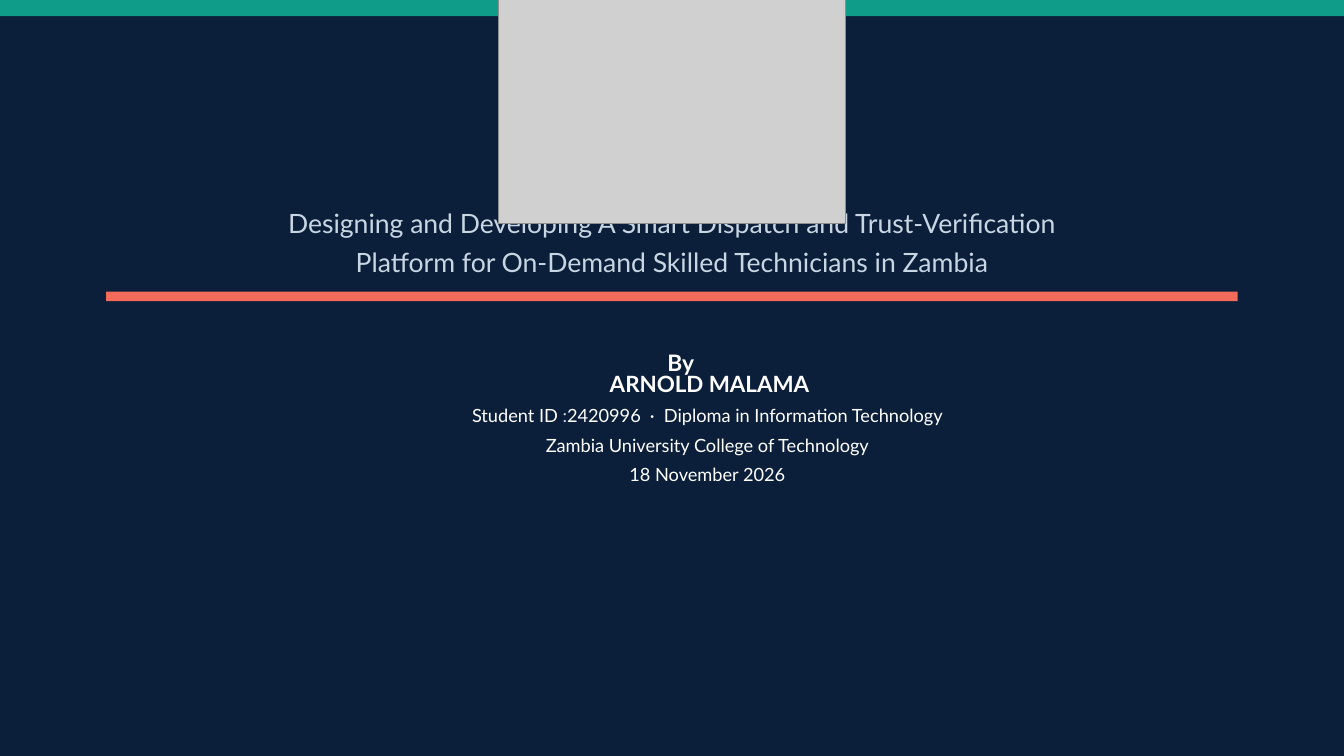
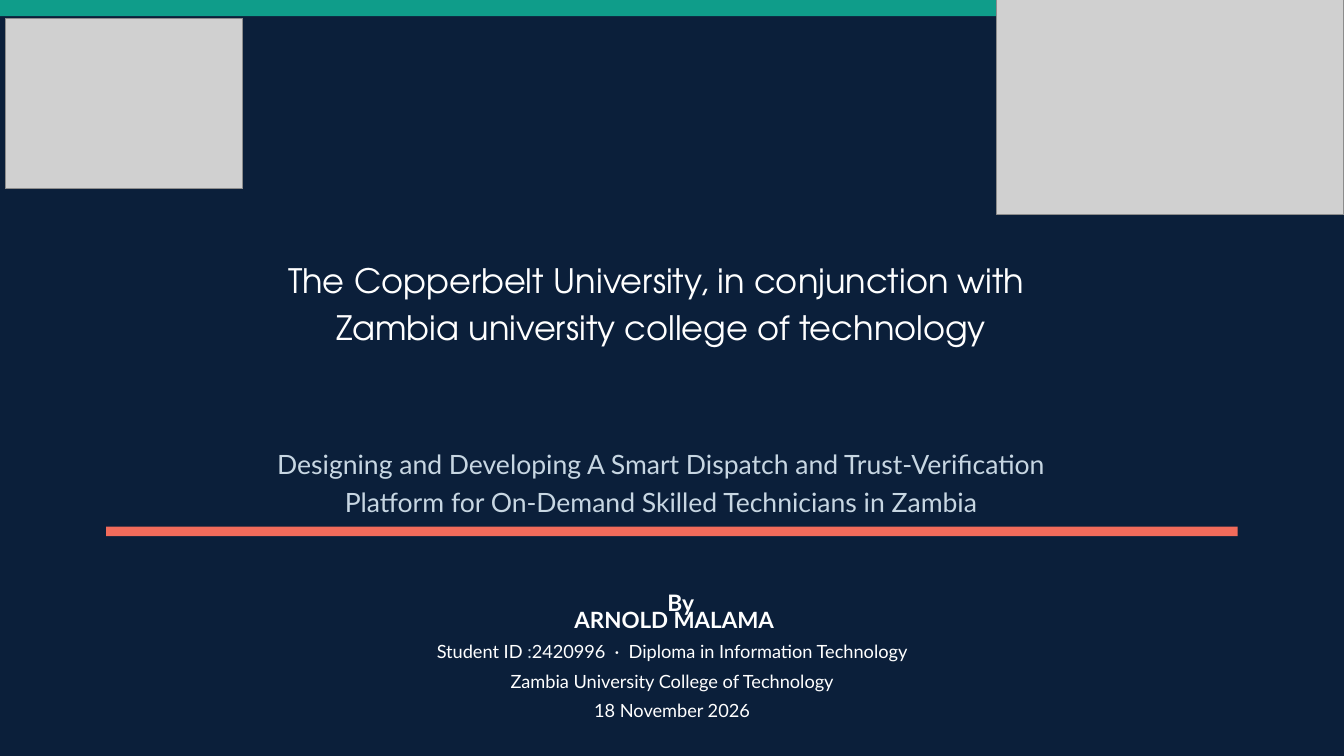
Before and after one commit to malama996/Umodzi-Conneckt, a slide deck: slide 1 of Umodzi_Connect_Defence_Package/Umodzi_Connect_Final_Defence_Presentation.pptx. Drawn at 1344x756 pixels with LibreOffice and Linux fonts; fonts in the diff are those of the drawing; grey boxes stand for pictures. Boxes give left, top, right and bottom in pixels: in the first picture for what was removed or moved away, otherwise in the second. Text is boxed around its words. In the diff, an @@ line names an element or a change of style, - is before the commit and + after.

```diff
--- a/Umodzi_Connect_Defence_Package/Umodzi_Connect_Final_Defence_Presentation.pptx
+++ b/Umodzi_Connect_Defence_Package/Umodzi_Connect_Final_Defence_Presentation.pptx
@@ picture added at (5, 18, 242, 189) @@
@@ picture: place and size @@
-picture at (498, 0, 845, 224)
+picture at (997, 0, 1344, 215)
@@ text added at (288, 267, 1025, 348), 24 pt, text #FFFFFF @@
+The Copperbelt University, in conjunction with
+Zambia university college of technology
@@ text "Designing and Developing A Smart ...": place and size @@
-text "Designing and Developing A Smart ..." at (288, 211, 1055, 272)
+text "Designing and Developing A Smart ..." at (277, 454, 1044, 512)
@@ rectangle: place and size @@
-rectangle at (106, 291, 1238, 300)
+rectangle at (106, 527, 1238, 536)
@@ text "By": place and size @@
-text "By" at (667, 354, 694, 376)
+text "By" at (667, 594, 694, 616)
@@ text "ARNOLD MALAMA": place and size @@
-text "ARNOLD MALAMA" at (472, 372, 943, 481)
+text "ARNOLD MALAMA" at (437, 608, 908, 717)
```
Also in this commit, not shown: 9 other slides changed, 2 slides added, 2 slides removed, 2 other files.
